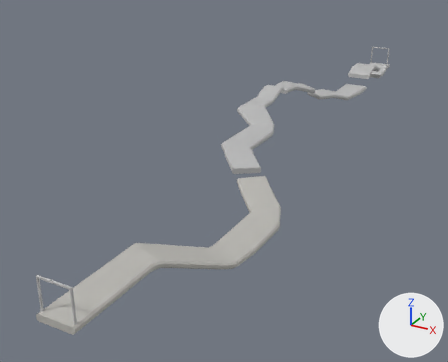
The FBX model Elemental Legend/Assets/Modelos 3d/Construciones/Plataformas.fbx: old version first, new version second.
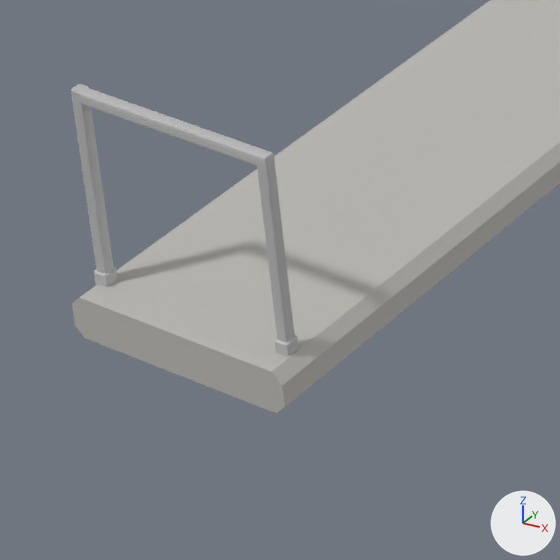
The first picture shows the older version from a 50 mm lens placed at (1.8, -3.71, 1.38), pointed at (-0.13, -0.19, -0.38). The close-ups show both versions on the part from 5% to 28% of the width and 72% to 100% of the height of that picture; other places that the commit changed are outside them. The axes (+X, +Y, +Z) are drawn at lower right. The lights are the same throughout. Where no turn or scale is listed for an object, it has been applied to the vertices.

Objects in the first close-up: 'Camino1', 'Puerta_Inicio'.
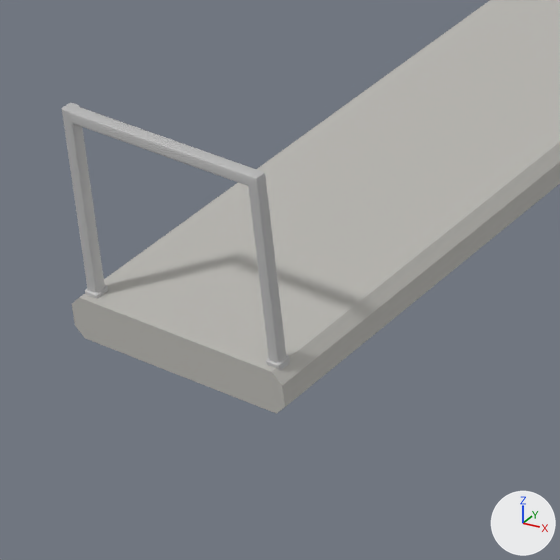
Where the newer file only moved an object's origin or applied its transform, the numbers keep the older frame.

What differs and where, as boxes (x1, y1, x2, y2) in the close-ups (560 x 560 px):
'Puerta_Inicio', deleted
    before: (71, 84, 299, 356)
'Puerta_Entrada', added
    after: (62, 103, 290, 370)

Edits to the bpy script that builds the scene:
```text
Add me_mesh_007_1:
    me_mesh_007_1.from_pydata(...)  # 130 vertices, 118 faces; spans x -0.094..0.086, y -0.006..0.006, z -0.076..0.088
    me_mesh_007_1.materials.append(mat_puerta_final)  # grey #bcbcbc
Remove ob_puerta_inicio:
    ob_puerta_inicio = bpy.data.objects.new('Puerta_Inicio', me_mesh_006)
    ob_puerta_inicio.location = (0.0, 0.0, 0.0)
Add ob_puerta_entrada:
    ob_puerta_entrada = bpy.data.objects.new('Puerta_Entrada', me_mesh_007_1)
    ob_puerta_entrada.location = (0.296, -2.287, 0.003)
```
